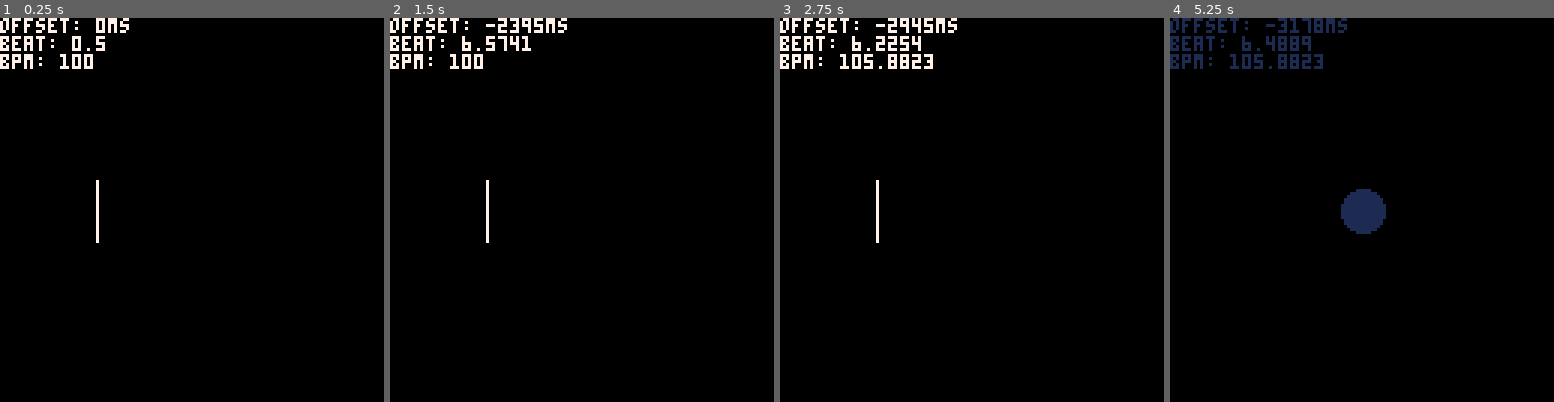
Above: before the commit, frames 1-4 (left to right).
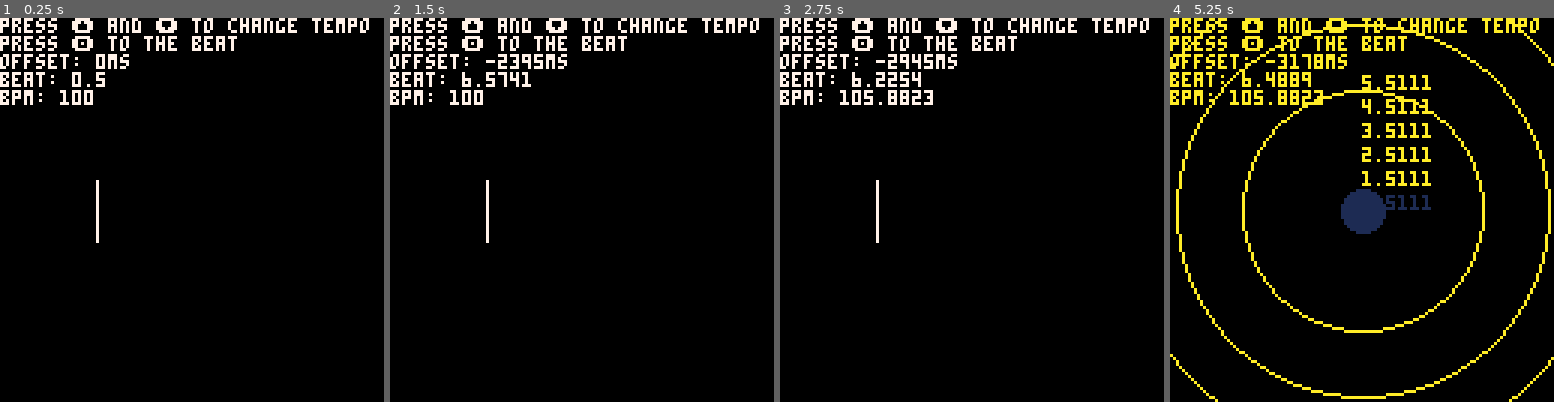
Above: after the commit, the same moments.

Repository: Bakawy/Pico_Games
Game: PICO-8 cartridge beat_game.p8
Same seed, same stepped clock (60 frames per second), same inputs: the game is played once before the commit and once after it.
Inputs:
- Up to frame 1 (0.25 s): no input
- Up to frame 2 (1.5 s): tap X (X key) at 0.33, 1.07 s; tap O (Z key) at 0.7 s
- Up to frame 3 (2.75 s): hold Right 1.6-2.1 s; tap O (Z key) at 1.7, 2.1, 2.5 s; tap X (X key) at 1.85 s; hold Up 2.15-2.42 s; hold Right from 2.47 s (still down)
- Up to frame 4 (5.25 s): tap O (Z key) every 0.4 s from 2.9 to 4.9 s; tap X (X key) at 2.97, 4.08, 5.2 s; release Right at 3.03 s; hold Left 3.08-3.58 s; hold Down 3.63-3.97 s; hold Right 4.02-4.68 s; hold Up 4.73-5.03 s; hold Left from 5.08 s (still down)

The runs differ from the first frame. In frame 1, 3.7% of the frame differs, in the area x 0-97%, y 0-23%; in frame 2, 4.0%; in frame 3, 4.1%; in frame 4, 11%, in the area x 0-100%, y 0-100%.

Commit message:
fixed visuals added a test game

Diff:
--- a/beat_game.p8
+++ b/beat_game.p8
@@ -55,7 +55,7 @@
     end
 
     -- Smooth beat progress (time-based)
-    smooth_beat = (time() - basetime - input_offset) / beatlength
+    smooth_beat = (get_time()) / beatlength
 
     -- Game systems
     if calibrating then
@@ -74,7 +74,9 @@
 
 function _draw()
     cls()
-    print("offset: "..flr(input_offset*1000).."ms")
+	print("press ⬆️ and ⬇️ to change tempo")
+	print("press 🅾️ to the beat")
+ print("offset: "..flr(input_offset*1000).."ms")
 	print("beat: "..smooth_beat)
 	print("bpm: "..bpm)
 
@@ -86,7 +88,7 @@
 end
 
 -->8
--- Audio System
+-- audio system
 function setsfxspeed(id, speed)
     local sfx_base = 0x3200
     local sfx_size = 68
@@ -107,14 +109,14 @@
 end
 
 -->8
--- Game Logic
+-- game logic
 function checktiming()
     local current_beat = smooth_beat
 
     for input in all(expected_inputs) do
         if abs(current_beat - input.beat) <= 1 then
             local beat_time = input.beat * beatlength
-            local current_time = time() - input_offset
+            local current_time = get_time()
 
             if btnp(input.button) then
                 local time_diff = abs(current_time - beat_time)
@@ -123,17 +125,22 @@
                     timing = 2 -- Perfect
                     sfx(4)
                     del(expected_inputs, input)
+					break
                 elseif time_diff <= 0.15 then
                     timing = 1 -- Good
                     sfx(4)
                     del(expected_inputs, input)
+					break
                 else
+					sfx(5)
                     timing = 0 -- Bad
+					break
                 end
             end
 
             if current_time > beat_time + 0.15 then
                 timing = 0 -- Miss
+				sfx(5)
                 del(expected_inputs, input)
             end
         end
@@ -147,19 +154,32 @@
 	music(0)
 	song=0
 	basetime=time()
-
+	for i=0,3 do
+        add(scheduled_sfx, {beat=i, id=3})
+    end
 	expected_inputs = {
-        {beat=4, button=❎},
-        {beat=6, button=🅾️},
+        {beat=4, button=🅾️},
+		{beat=5, button=🅾️},
+		{beat=6, button=🅾️},
+		{beat=7, button=🅾️},
+		{beat=8, button=🅾️},
+		{beat=9, button=🅾️},
+		{beat=10, button=🅾️},
+		{beat=11, button=🅾️},
+		{beat=12, button=🅾️},
     }
 
 end
+
+function get_time()
+	return time() - basetime - input_offset
+end
 -->8
--- Calibration System
+-- calibration system
 function handle_calibration()
     local target_beat = calib_target_beats[1]
     local target_time = target_beat * beatlength
-    local current_time = time() - basetime - input_offset
+    local current_time = get_time()
 
     if btnp(❎) or btnp(🅾️) then
         local offset = current_time - target_time
@@ -186,13 +206,13 @@
     for i=1, #calib_target_beats do
 		local target_beat = calib_target_beats[i]
 		local target_time = target_beat * beatlength
-		local t = target_time - (time() - basetime - input_offset)
+		local t = target_time - (get_time())
 		local travel_time = 2.0
 
 		if t >= -1 and t <= travel_time then
 			local progress = 1 - (t / travel_time)
 			local start = 128 * (bpm/100)
-			local x =start - progress * (start - target_x)
+			local x = start - progress * (start - target_x)
 			local size = 2 + (8 * (pulse/maxpulse))
 			circfill(x, 64, size, 7)
 		end
@@ -200,7 +220,7 @@
 end
 
 -->8
--- Visual Effects
+-- visual effects
 function draw_game()
     -- Pulse effect (smooth size interpolation)
     local pulse_size = 7 + 21 * pulse/maxpulse
@@ -210,9 +230,10 @@
     for input in all(expected_inputs) do
         local beats_away = input.beat - smooth_beat
         if beats_away > 0 and beats_away < 8 then
-            local x = ease_out_quad(1 - (beats_away/8)) * 100 + 28
+            local r = ease_out_quad((beats_away/8)) * 100 + 28
             local col = input.button == ❎ and 12 or 10
-            circfill(x, 64, 5, col)
+			print(beats_away, 64, 64 - (64 * beats_away/8))
+            circ(64, 64, r, col)
         end
     end
 end
@@ -221,8 +242,12 @@
     return 1 - (1 - x) * (1 - x)
 end
 
+function ease_in_quad(x)
+    return x * x
+end
+
 -->8
--- Audio Scheduling
+-- audio scheduling
 function check_scheduled_sfx()
     local pattern, row = 0, stat(21)
     for s in all(scheduled_sfx) do
Not shown, changed: pages/beat_game.html
Not shown, changed: pages/beat_game.js
